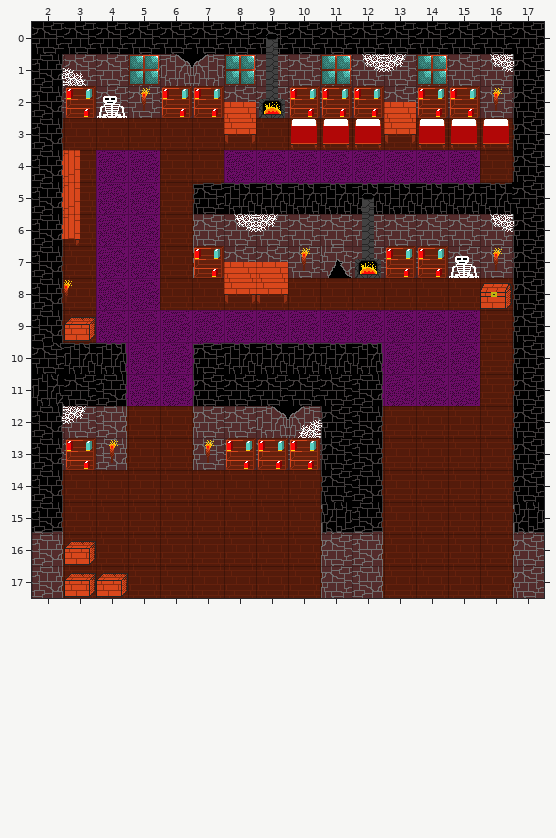
Two versions of a level (Tiled map, thegamerpg/Assets/Maps/wizardtower_firstfloor.tmx). Above is the file before it was changed.
Cells are 32x32 px. Shown: x 2..17, y 0..17.
The same view after the edit:
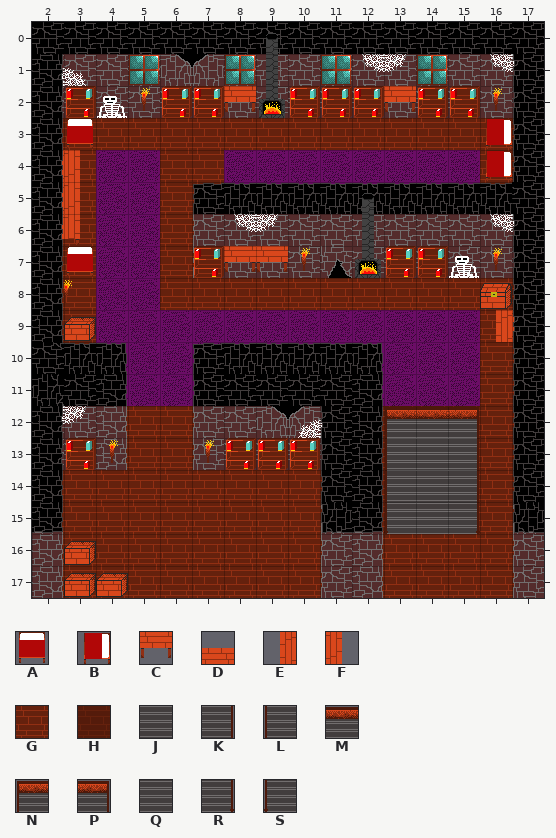
Key: from "furniture": A 4, B 7, C 15, D 16, E 17, F 18; from "indoor_floors": G 7, H 9; from "staircase": J 0, K 4, L 5, M 8, N 9, P 10, Q 11, R 12, S 13.
_ is an empty cell, # one hidden under a higher layer.
Difference:
{"where": "layer \"Ground\""}
{"y":3,"x":3,"old":"HHHHHHHHHHHHHH","new":"GGGGGGGGGGGGGG"}
{"y":4,"x":3,"old":"H","new":"G"}
{"y":4,"x":6,"old":"HH","new":"GG"}
{"y":4,"x":16,"old":"H","new":"G"}
{"y":5,"x":3,"old":"H","new":"G"}
{"y":5,"x":6,"old":"H","new":"G"}
{"y":6,"x":3,"old":"H","new":"G"}
{"y":6,"x":6,"old":"H","new":"G"}
{"y":7,"x":3,"old":"H","new":"G"}
{"y":7,"x":6,"old":"H","new":"G"}
{"y":8,"x":3,"old":"H","new":"G"}
{"y":8,"x":6,"old":"HHHHHHHHHHH","new":"GGGGGGGGGGG"}
{"y":9,"x":3,"old":"H","new":"G"}
{"y":9,"x":16,"old":"HH","new":"GG"}
{"y":10,"x":16,"old":"H","new":"G"}
{"y":11,"x":16,"old":"H","new":"G"}
{"y":12,"x":5,"old":"HH","new":"GG"}
{"y":12,"x":13,"old":"HHHH","new":"GGGG"}
{"y":13,"x":5,"old":"HH","new":"GG"}
{"y":13,"x":13,"old":"HHHH","new":"G#GG"}
{"y":14,"x":3,"old":"HHHHHHHH","new":"GGGGGGGG"}
{"y":14,"x":13,"old":"HHHH","new":"G#GG"}
{"y":15,"x":3,"old":"HHHHHHHH","new":"GGGGGGGG"}
{"y":15,"x":13,"old":"HHHH","new":"G#GG"}
{"y":16,"x":3,"old":"HHHHHHHH","new":"GGGGGGGG"}
{"y":16,"x":13,"old":"HHHH","new":"GGGG"}
{"y":17,"x":3,"old":"HHHHHHHH","new":"GGGGGGGG"}
{"y":17,"x":13,"old":"HHHH","new":"GGGG"}
{"where": "layer \"Objects\""}
{"y":3,"x":3,"old":"_","new":"A"}
{"y":3,"x":8,"old":"C","new":"_"}
{"y":3,"x":10,"old":"AAACAAA","new":"______B"}
{"y":4,"x":16,"old":"_","new":"B"}
{"y":7,"x":3,"old":"_","new":"A"}
{"y":9,"x":17,"old":"_","new":"F"}
{"y":12,"x":13,"old":"___","new":"NMP"}
{"y":13,"x":13,"old":"___","new":"LJK"}
{"y":14,"x":13,"old":"___","new":"LJK"}
{"y":15,"x":13,"old":"___","new":"SQR"}
{"where": "layer \"Wall Objects\""}
{"y":2,"x":8,"old":"D","new":"C"}
{"y":2,"x":13,"old":"D","new":"C"}
{"y":7,"x":8,"old":"DD","new":"CC"}
{"y":8,"x":8,"old":"CC","new":"__"}
{"y":9,"x":16,"old":"_","new":"E"}
{"label":"changed","picture_box":[64,86,514,598]}
